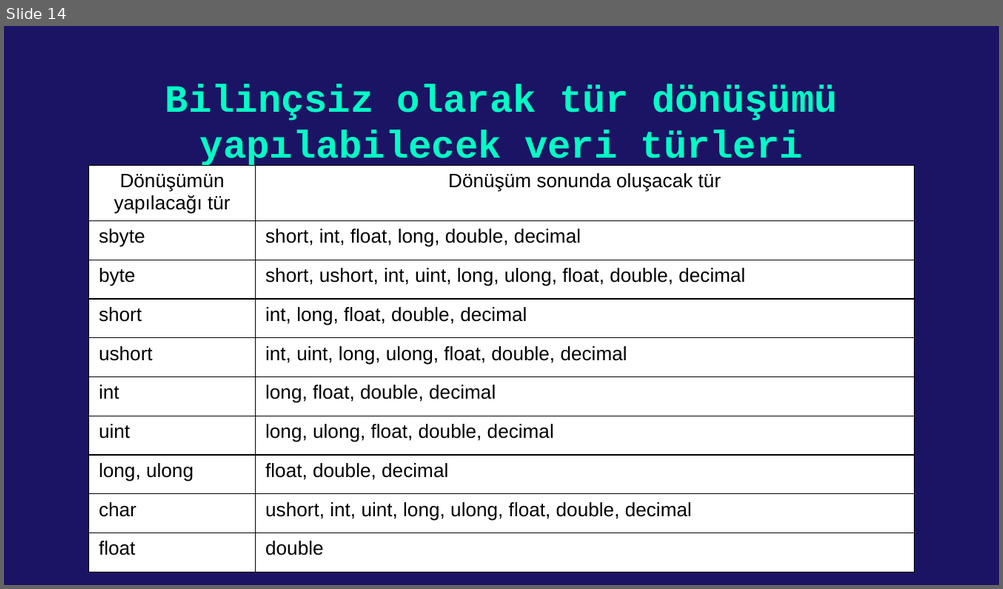
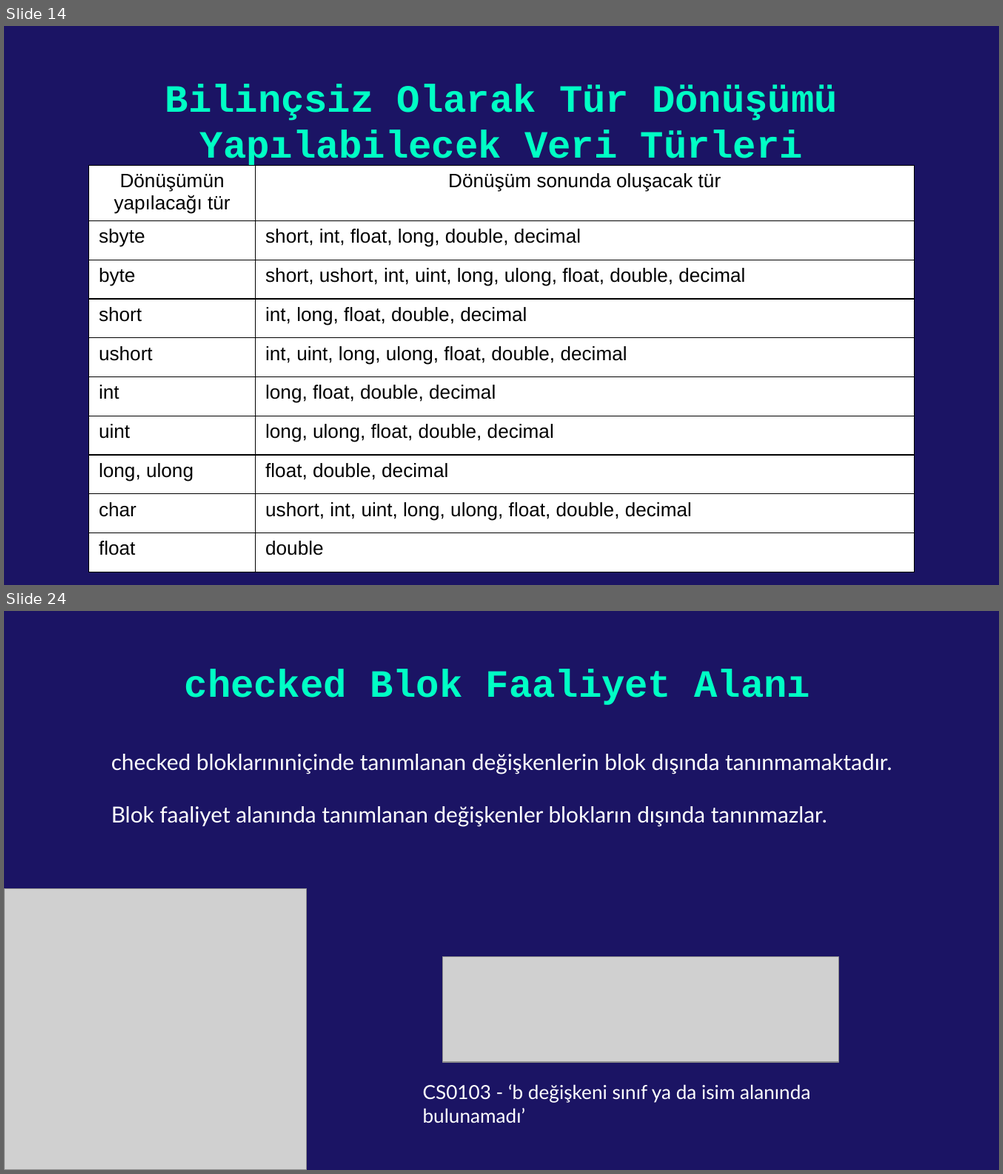
Before and after one commit to kadirdemir/C-Sharp-2022, a slide deck: Tür Dönüşümü.pptx. Shown one above the other, each under a label of ours: slide 14 before the commit, slides 14 and 24 after it; the slides between them are not shown. The pictures are 1003x589 and 1003x1174 pixels, drawn with LibreOffice and Linux fonts; fonts in the diff are those of the drawing; grey boxes stand for pictures. Boxes give left, top, right and bottom in pixels: in the first picture for what was removed or moved away, otherwise in the second. Text is boxed around its words. In the diff, an @@ line names an element or a change of style, - is before the commit and + after.

Commit message:
Tür Dönüşümü sunumu güncellendi

```diff
--- a/Tür Dönüşümü.pptx
+++ b/Tür Dönüşümü.pptx
@@ slide 24 added at <box>4,611,999,1170</box>, background #1B1464 @@
@@ title added at <box>185,669,811,705</box>, 28 pt, text #00FFC5, bold @@
+checked Blok Faaliyet Alanı
@@ text added at <box>111,754,891,827</box>, 16 pt, text #FFFFFF @@
+checked bloklarınıniçinde tanımlanan değişkenlerin blok dışında tanınmamaktadır.
+Blok faaliyet alanında tanımlanan değişkenler blokların dışında tanınmazlar.
@@ picture added at <box>4,889,307,1170</box> @@
@@ picture added at <box>443,957,839,1062</box> @@
@@ text added at <box>423,1085,810,1123</box>, 14 pt, text #FFFFFF @@
+CS0103 - ‘b değişkeni sınıf ya da isim alanında bulunamadı’
@@ slide 14 changed as well @@
@@ title at <box>165,84,837,169</box>: text changed @@
-Bilinçsiz olarak tür dönüşümü yapılabilecek veri türleri
+Bilinçsiz Olarak Tür Dönüşümü Yapılabilecek Veri Türleri
```
Also in this commit, not shown: 3 other slides changed, 26 other slides added.
